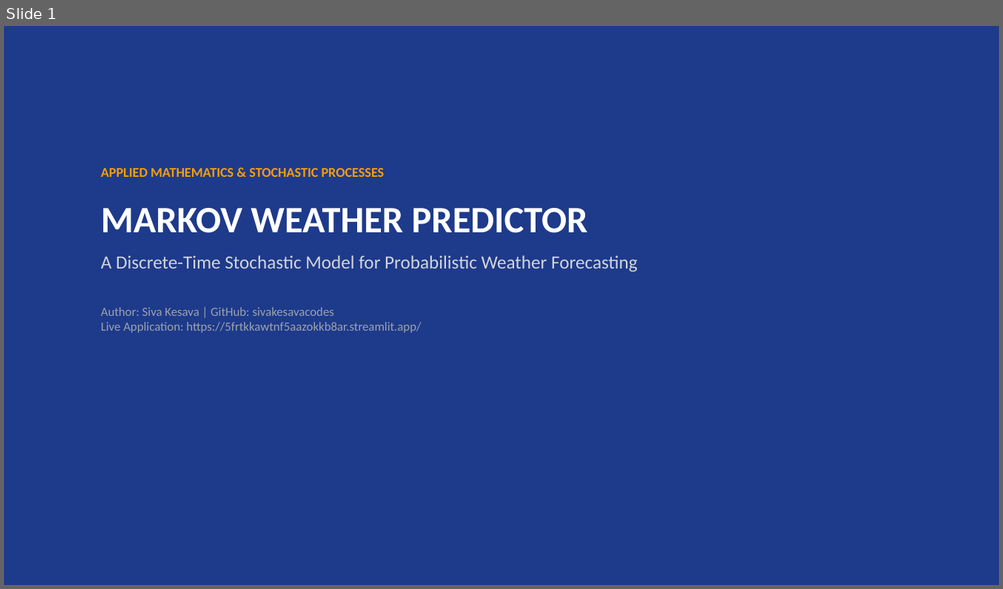
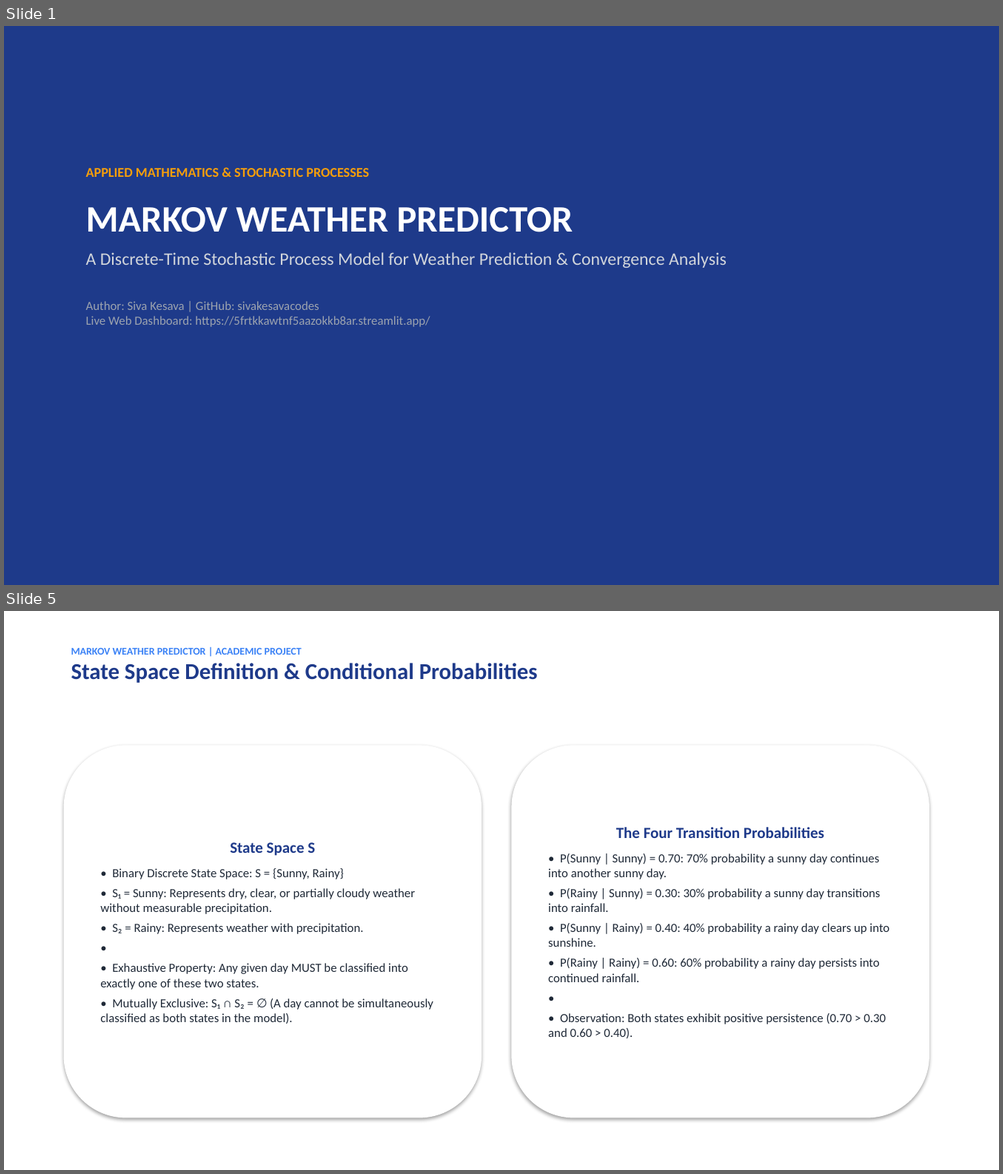
Before and after one commit to sivakesavacodes/-weather-markov-predictor, a slide deck: MARKOV_WEATHER_PREDICTOR_PRESENTATION.pptx. Shown one above the other, each under a label of ours: slide 1 before the commit, slides 1 and 5 after it; the slides between them are not shown. The pictures are 1003x589 and 1003x1174 pixels, drawn with LibreOffice and Linux fonts; fonts in the diff are those of the drawing. Boxes give left, top, right and bottom in pixels: in the first picture for what was removed or moved away, otherwise in the second. Text is boxed around its words. In the diff, an @@ line names an element or a change of style, - is before the commit and + after.

Commit message:
Expand presentation to 17 slides and add spectral analysis and viva defense to report

```diff
--- a/MARKOV_WEATHER_PREDICTOR_PRESENTATION.pptx
+++ b/MARKOV_WEATHER_PREDICTOR_PRESENTATION.pptx
@@ slide 5 added at box(4, 611, 999, 1170), background #FFFFFF @@
@@ text added at box(71, 648, 538, 683), 22 pt, text #1E3A8A, bold @@
+MARKOV WEATHER PREDICTOR | ACADEMIC PROJECT
+State Space Definition & Conditional Probabilities
@@ rounded rectangle added at box(64, 745, 481, 1119), fill #FFFFFF, 12 pt, text #1F2937 @@
+State Space S
+• Binary Discrete State Space: S = {Sunny, Rainy}
+• S₁ = Sunny: Represents dry, clear, or partially cloudy weather without measurable precipitation.
+• S₂ = Rainy: Represents weather with precipitation.
+•
+• Exhaustive Property: Any given day MUST be classified into exactly one of these two states.
+• Mutually Exclusive: S₁ ∩ S₂ = ∅ (A day cannot be simultaneously classified as both states in the model).
@@ rounded rectangle added at box(512, 745, 929, 1119), fill #FFFFFF, 12 pt, text #1F2937 @@
+The Four Transition Probabilities
+• P(Sunny | Sunny) = 0.70: 70% probability a sunny day continues into another sunny day.
+• P(Rainy | Sunny) = 0.30: 30% probability a sunny day transitions into rainfall.
+• P(Sunny | Rainy) = 0.40: 40% probability a rainy day clears up into sunshine.
+• P(Rainy | Rainy) = 0.60: 60% probability a rainy day persists into continued rainfall.
+•
+• Observation: Both states exhibit positive persistence (0.70 > 0.30 and 0.60 > 0.40).
@@ slide 1 changed as well @@
@@ text "APPLIED MATHEMATICS & STOCHASTIC PROCESSES": place and size @@
-text "APPLIED MATHEMATICS & STOCHASTIC PROCESSES" at box(101, 168, 637, 333)
+text "APPLIED MATHEMATICS & STOCHASTIC PROCESSES" at box(86, 168, 726, 327)
@@ text at box(86, 168, 573, 232): less space between paragraphs @@
@@ text at box(86, 252, 726, 327): text changed @@
-A Discrete-Time Stochastic Model for Probabilistic Weather Forecasting
-Author: Siva Kesava | GitHub: sivakesavacodes
-Live Application: https://5frtkkawtnf5aazokkb8ar.streamlit.app/
+A Discrete-Time Stochastic Process Model for Weather Prediction & Convergence Analysis
+Author: Siva Kesava | GitHub: sivakesavacodes
+Live Web Dashboard: https://5frtkkawtnf5aazokkb8ar.streamlit.app/
```
Also in this commit, not shown: 2 other slides changed, 13 other slides added, 6 slides removed, 2 other files.
